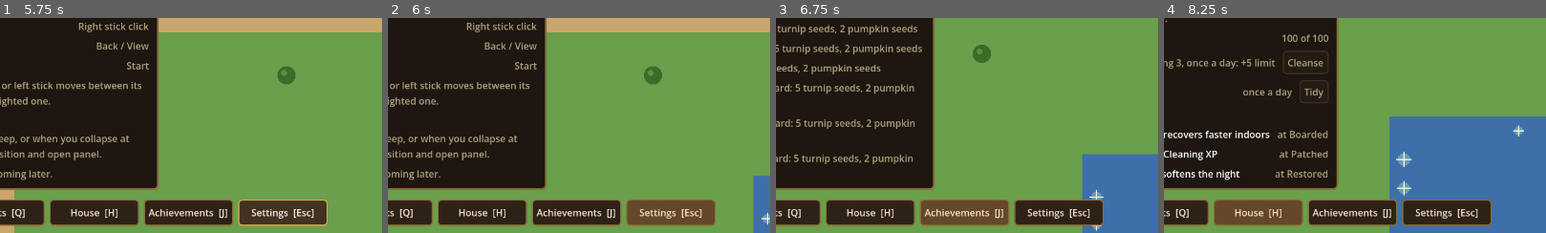
Above: before the commit, frames 1-4 (left to right).
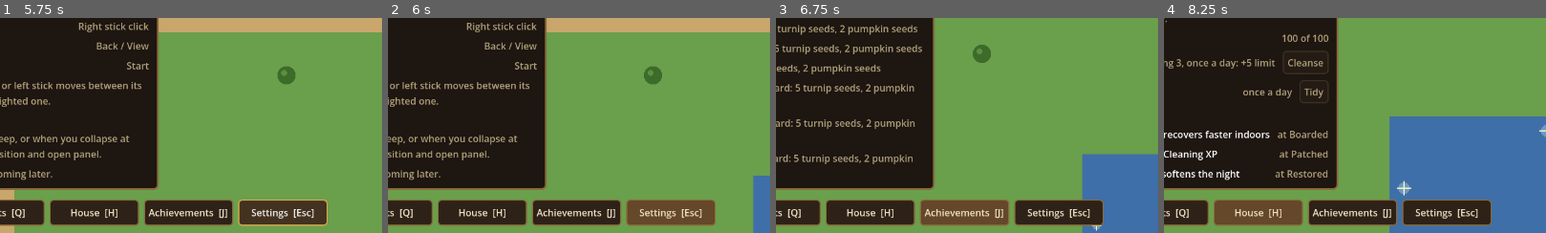
Above: after the commit, the same moments.

Repository: joshj1108/CrowCreekHollow
Game: Godot game, scene res://scenes/main.tscn
Same seed, same stepped clock (60 frames per second), same inputs: the game is played once before the commit and once after it.
Inputs (mouse positions are % of the whole screen's width and height, from its top left):
- Up to frame 1 (5.75 s): click "Skills [K]" at 0.5 s; click "Inventory [I]" at 1.25 s; click "Gear [G]" at 2 s; click "Quests [Q]" at 2.75 s; click "House [H]" at 3.5 s; click "Achievements [J]" at 4.25 s; click "Settings [Esc]" at 5 s
- Up to frame 2 (6 s): tap Enter at 5.75 s; move the mouse to (72, 45) at 5.77 s; hold D (move_right) from 5.78 s (still down); tap Space (use) at 5.85 s; click (72, 45) at 5.92 s
- Up to frame 3 (6.75 s): move the mouse to (30, 55) at 6.52 s; release D (move_right) at 6.53 s; hold S (move_down) from 6.53 s (still down); tap J (achievements) at 6.6 s
- Up to frame 4 (8.25 s): tap Space (use) at 6.8, 7.55 s; move the mouse to (60, 28) at 7.27 s; release S (move_down) at 7.28 s; hold D (move_right) 7.28-8.03 s; tap G (gear) at 7.35 s; move the mouse to (45, 70) at 8.02 s; hold W (move_up) from 8.03 s (still down); tap H (house) at 8.1 s; click (45, 70) at 8.17 s
The pictures show only the part of the screen within x 50-100%, y 50-100%; the shares and areas given below are measured in that part.

Frame 1 is identical in both runs. In frame 2, less than 0.1% of the frame differs, in the area x 97-100%, y 90-96%; in frame 3, less than 0.1%; in frame 4, 0.3%, in the area x 60-100%, y 49-70%.

Commit message:
Rework fishing into continuous fishing at spots
Interacting with a spot starts fishing it. While the player keeps still and
faces the spot, a catch is rolled every 3 seconds, with a chance that rises
with Fishing level. Each spot stays active for 15-30 seconds, then moves to
a new place on the pond edge. Moving, going inside, opening a panel, or
pressing Space again reels the line in.

Co-Authored-By: Claude Haiku 5.5 <noreply@anthropic.com>
Claude-Session: https://claude.ai/code/session_016EvHBYyFANDWxunM27u84C

Diff:
--- a/scripts/main.gd
+++ b/scripts/main.gd
@@ -196,7 +196,13 @@
 const CLEANSE_RELIEF := 5     # sanity limit restored per cleanse
 const XP_FISH := 15
 const FISH_SPOT_COUNT := 3
-const FISH_SPOT_SECONDS := 12.0   # how often the sparkling fishing spots move
+const FISH_SPOT_MIN_LIFE := 15.0   # seconds a spot stays active before it moves
+const FISH_SPOT_MAX_LIFE := 30.0
+const FISH_TICK_SECONDS := 3.0     # one catch roll per tick while fishing
+const FISH_BASE_CHANCE := 0.5      # chance to catch on a tick at Fishing 1
+const FISH_CHANCE_PER_LEVEL := 0.03
+const FISH_CHANCE_CAP := 0.9
+const NO_SPOT := Vector2i(-1, -1)
 
 const STARTING_SEEDS := 5
 const MESSAGE_SECONDS := 3.0
@@ -246,7 +252,8 @@
 var crops := {}                     # Vector2i world tile -> {"stage": int, "kind": String}
 var brush := {}                     # Vector2i world tile -> true while unharvested
 var pond_edges: Array = []          # water tiles with land beside them
-var fish_spots: Array = []          # the currently sparkling spots
+var fish_spots: Dictionary = {}        # tile -> seconds left before the spot moves
+var fishing_tile := NO_SPOT            # the spot being fished, or NO_SPOT
 var fish_timer := 0.0
 var fish_layer: Node2D
 var plot_two_open := false
@@ -333,6 +340,7 @@
 	_check_story()
 	_check_achievements()
 	_update_fish_spots(delta)
+	_update_fishing(delta)
 
 	var minutes := int(fmod(current_hour, 1.0) * 60.0)
 	hud_label.text = "Day %d   %02d:%02d   Sanity %d/%d" % [
@@ -919,6 +927,9 @@
 
 
 func _interact() -> void:
+	if _is_fishing():
+		_stop_fishing("You reel in your line.")
+		return
 	var tile := _tile_in_front()
 	# Interior tiles sit outside the farm's bounds, so accept either area.
 	if not _in_bounds(tile) and not _in_interior(tile):
@@ -935,7 +946,7 @@
 		return
 
 	if fish_spots.has(tile):
-		_fish(tile)
+		_start_fishing(tile)
 		return
 
 	if brush.has(tile):
@@ -1033,47 +1044,94 @@
 	return FISH_SPOT_COUNT + (_level("Fishing") - 1) / 2
 
 
-# Every FISH_SPOT_SECONDS, the sparkling spots move to new places on the pond edge.
 func _update_fish_spots(delta: float) -> void:
-	fish_timer -= delta
-	if fish_timer <= 0.0:
-		fish_timer = FISH_SPOT_SECONDS
-		fish_spots.clear()
-		for i in _fish_spot_count():
-			if pond_edges.is_empty():
-				break
-			var pick: Vector2i = pond_edges.pick_random()
-			if not fish_spots.has(pick):
-				fish_spots.append(pick)
-	# The sparkle pulses, so the layer redraws every frame.
+	# Each spot runs down its life. When it goes quiet, it moves to a new place.
+	for tile in fish_spots.keys():
+		fish_spots[tile] -= delta
+		if fish_spots[tile] <= 0.0:
+			fish_spots.erase(tile)
+			if tile == fishing_tile:
+				_stop_fishing("The fish have moved on from your spot.")
+	# Refill up to the count for the current Fishing level.
+	while fish_spots.size() < _fish_spot_count() and _spawn_fish_spot():
+		pass
+	# The sparkle pulses and fades, so the layer redraws every frame.
 	if fish_layer != null:
 		fish_layer.queue_redraw()
 
 
+func _spawn_fish_spot() -> bool:
+	var options: Array = []
+	for edge in pond_edges:
+		if not fish_spots.has(edge):
+			options.append(edge)
+	if options.is_empty():
+		return false
+	var pick: Vector2i = options.pick_random()
+	fish_spots[pick] = randf_range(FISH_SPOT_MIN_LIFE, FISH_SPOT_MAX_LIFE)
+	return true
+
+
+func _is_fishing() -> bool:
+	return fishing_tile != NO_SPOT
+
+
+func _start_fishing(tile: Vector2i) -> void:
+	fishing_tile = tile
+	fish_timer = FISH_TICK_SECONDS
+	_show_message("You cast your line. Stay put and keep fishing.")
+
+
+func _stop_fishing(reason: String) -> void:
+	fishing_tile = NO_SPOT
+	if reason != "":
+		_show_message(reason)
+
+
+# While fishing, roll for a catch every tick. Moving, going inside, or
+# opening a panel reels the line in.
+func _update_fishing(delta: float) -> void:
+	if not _is_fishing():
+		return
+	var moved := Input.get_vector("move_left", "move_right", "move_up", "move_down") != Vector2.ZERO
+	if moved or inside or open_tab != "" or _tile_in_front() != fishing_tile:
+		_stop_fishing("You reel in your line.")
+		return
+	fish_timer -= delta
+	if fish_timer > 0.0:
+		return
+	fish_timer = FISH_TICK_SECONDS
+	_fish_roll()
+
+
 func _draw_fish_spots() -> void:
 	var t := Time.get_ticks_msec() / 1000.0
-	for i in fish_spots.size():
-		var c := _tile_center(fish_spots[i].x, fish_spots[i].y)
+	var i := 0
+	for tile in fish_spots:
+		var c := _tile_center(tile.x, tile.y)
+		# Spots fade out over their last four seconds before they move.
+		var fade := clampf(float(fish_spots[tile]) / 4.0, 0.0, 1.0)
 		var pulse := 0.75 + 0.25 * sin(t * 5.0 + i)
-		fish_layer.draw_circle(c, PX * 0.22 * pulse, Color(0.85, 0.97, 1.0, 0.3))
+		fish_layer.draw_circle(c, PX * 0.22 * pulse, Color(0.85, 0.97, 1.0, 0.3 * fade))
 		var r := PX * 0.28 * pulse
-		var star := Color(1.0, 1.0, 0.75, 0.95)
+		var star := Color(1.0, 1.0, 0.75, 0.95 * fade)
 		fish_layer.draw_line(c + Vector2(-r, 0), c + Vector2(r, 0), star, 2.0)
 		fish_layer.draw_line(c + Vector2(0, -r), c + Vector2(0, r), star, 2.0)
-
-
-func _fish(tile: Vector2i) -> void:
-	# Each try uses up the spot. The fish scatter or the spot goes quiet.
-	fish_spots.erase(tile)
+		if tile == fishing_tile:
+			fish_layer.draw_arc(c, PX * 0.45, 0.0, TAU, 24, Color(0.7, 0.9, 1.0, 0.8), 2.0)
+		i += 1
+
+
+func _fish_roll() -> void:
 	stats["fished"] += 1
-	var chance := 0.6 + 0.02 * float(_level("Fishing") - 1)
+	var chance := clampf(FISH_BASE_CHANCE + FISH_CHANCE_PER_LEVEL * float(_level("Fishing") - 1), 0.0, FISH_CHANCE_CAP)
 	if randf() < chance:
 		inventory["fish"] += 1
 		stats["caught"] += 1
 		_grant_xp("Fishing", XP_FISH)
-		_show_message("You land a fish. +%d Fishing XP" % XP_FISH)
+		_show_message("You hook a fish! +%d Fishing XP" % XP_FISH)
 	else:
-		_show_message("Nothing bit. The fish scattered.")
+		_show_message("Nothing yet. Keep still.")
 
 
 # --- Cooking -----------------------------------------------------------------
Not shown, changed: DESIGN.md
